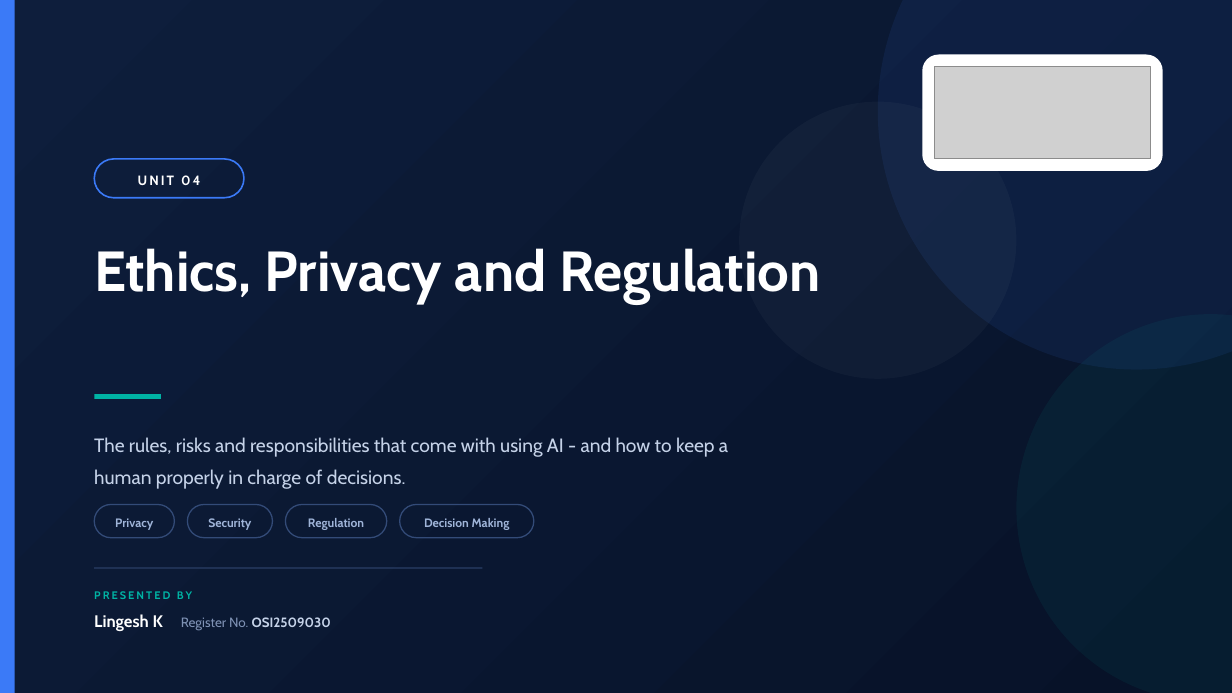
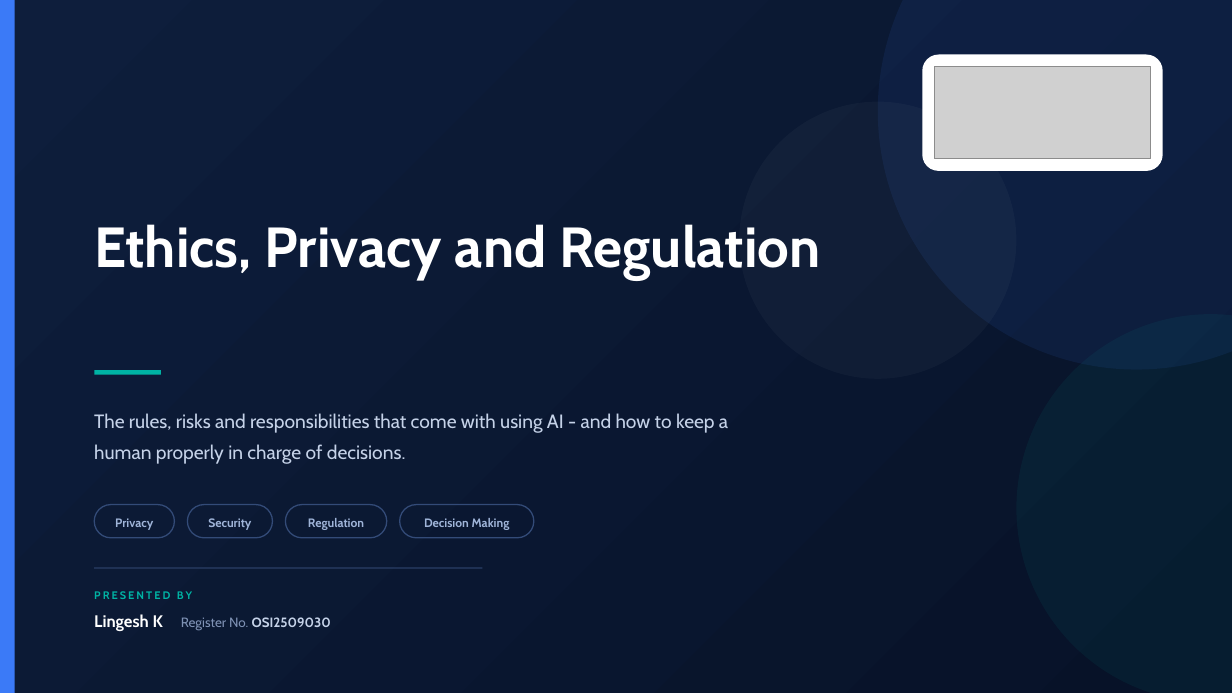
Before and after one commit to klingesh/Presentation, a slide deck: slide 1 of Unit 4 - Ethics, Legal and Social Implications.pptx. Drawn at 1232x693 pixels with LibreOffice and Linux fonts; fonts in the diff are those of the drawing; grey boxes stand for pictures. Boxes give left, top, right and bottom in pixels: in the first picture for what was removed or moved away, otherwise in the second. Text is boxed around its words. In the diff, an @@ line names an element or a change of style, - is before the commit and + after.

Commit message:
Remove the UNIT badge from opening slides and rebalance the title layout
The 'UNIT 01' pill is gone from all five title slides. With it removed the
title block was sitting low, so the title, rule, subtitle and chip row are now
centred as a group in the band between the logo and the presenter block. This
keeps one-line titles (Units 3 and 4) and two-line titles (Units 1, 2 and 5)
looking equally balanced, and fixes the chips crowding the subtitle.

```diff
--- a/Unit 4 - Ethics, Legal and Social Implications.pptx
+++ b/Unit 4 - Ethics, Legal and Social Implications.pptx
@@ rounded rectangle removed at (94,159,244,198) @@
-UNIT 04
@@ text "Ethics, Privacy and Regulation": place and size @@
-text "Ethics, Privacy and Regulation" at (94,248,820,304)
+text "Ethics, Privacy and Regulation" at (94,224,820,280)
@@ rectangle: place and size @@
-rectangle at (94,395,161,399)
+rectangle at (94,371,161,375)
@@ text "The rules, risks and responsibilities ...": place and size @@
-text "The rules, risks and responsibilities ..." at (94,437,728,489)
+text "The rules, risks and responsibilities ..." at (94,413,728,464)
```
Also in this commit, not shown: 10 other files.
